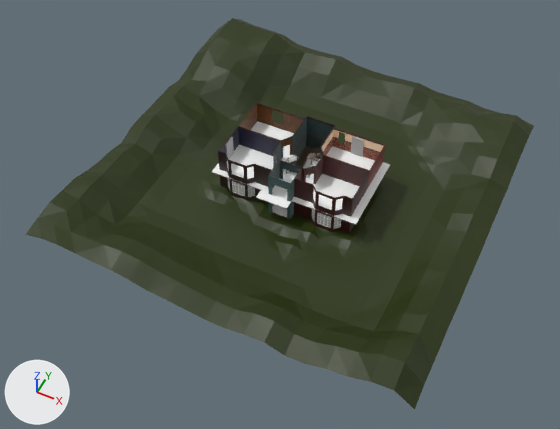
Two versions of the FBX model unity/Basic/Assets/Models/house.fbx, one commit apart.
The view is the same before and after, from a camera (50 mm lens) standing at (0.478, -1.051, 1.196) and looking at (-0.006, -0.082, -0.016). The lights are fixed; the arrows at lower left show +X, +Y and +Z. Where no turn or scale is listed for an object, it has been applied to the vertices.

Names of what the first picture shows: 'banister2', 'billiards_walls.001', 'dining_floor1', 'dining_walls', 'dining_walls.001', 'entry_walls.001', 'hall_floor1', 'hall_walls.001', 'kitchen_floor1', 'kitchen_walls.001', 'post10', 'post2', 'post5', 'salon_floor1', 'salon_walls.001', 'terrain'.
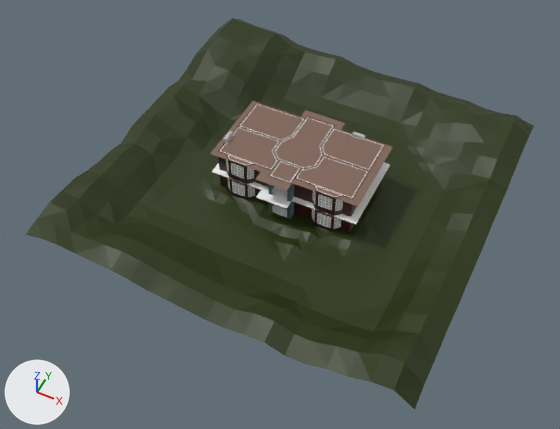
Location of each change, (x1, y1, x2, y2) in pixels of the pictures (560 x 429 px):
'hall_ceiling.001', added (brown)
    after: (256, 110, 345, 191)
'dining_ceiling.001', added (brown)
    after: (293, 156, 377, 207)
'salon_ceiling.001', added (brown)
    after: (210, 125, 280, 175)
'kitchen_ceiling.001', added (brown)
    after: (320, 128, 393, 174)
'billiards_ceiling.001', added (brown)
    after: (234, 101, 304, 141)
'pane.018', added
    after: (319, 195, 325, 207)
'pane.017', added
    after: (325, 197, 332, 210)
'pane.016', added
    after: (336, 200, 342, 210)
'pane.013', added
    after: (238, 166, 244, 178)
'pane.014', added
    after: (231, 163, 237, 176)
'pane.012', added
    after: (247, 168, 254, 179)
'frame.017', added
    after: (325, 197, 333, 211)
'frame.013', added
    after: (237, 165, 244, 179)
'frame.014', added
    after: (231, 163, 238, 176)
'frame.012', added
    after: (247, 168, 254, 179)
'frame.018', added
    after: (318, 195, 325, 208)
'frame.016', added
    after: (335, 199, 343, 211)
'frame.015', added
    after: (312, 191, 316, 203)
'dining_walls.001', unchanged, covered by the edit
    before: (294, 155, 370, 217)
    after: (294, 155, 369, 217)
'salon_walls.001', unchanged, covered by the edit
    both: (218, 126, 280, 187)
'dining_floor1', unchanged, covered by the edit
    before: (292, 174, 375, 224)
    after: (292, 189, 375, 224)
'kitchen_walls.001', unchanged, covered by the edit
    before: (321, 128, 385, 189)
    after: (325, 128, 385, 171)

Diff of the bpy script that builds the scene:
```diff
--- a/unity/Basic/Assets/Models/house.fbx.py
+++ b/unity/Basic/Assets/Models/house.fbx.py
@@ ob_post4 @@
-ob_post4 = bpy.data.objects.new('post4', me_mesh_097)
@@ ob_post13 @@
-ob_post13 = bpy.data.objects.new('post13', me_mesh_101)
@@ ob_post10 @@
-ob_post10 = bpy.data.objects.new('post10', me_mesh_090)
@@ ob_banister6 @@
-ob_banister6 = bpy.data.objects.new('banister6', me_mesh_108)
@@ ob_banister5 @@
-ob_banister5 = bpy.data.objects.new('banister5', me_mesh_107)
@@ ob_post12 @@
-ob_post12 = bpy.data.objects.new('post12', me_mesh_092)
@@ ob_post8 @@
-ob_post8 = bpy.data.objects.new('post8', me_mesh_096)
@@ ob_post6 @@
-ob_post6 = bpy.data.objects.new('post6', me_mesh_094)
@@ ob_banister1 @@
-ob_banister1 = bpy.data.objects.new('banister1', me_mesh_102)
@@ ob_banister2 @@
-ob_banister2 = bpy.data.objects.new('banister2', me_mesh_103)
@@ ob_banister3 @@
-ob_banister3 = bpy.data.objects.new('banister3', me_mesh_104)
@@ ob_post2 @@
-ob_post2 = bpy.data.objects.new('post2', me_mesh_098)
@@ ob_banister4 @@
-ob_banister4 = bpy.data.objects.new('banister4', me_mesh_106)
@@ ob_post1 @@
-ob_post1 = bpy.data.objects.new('post1', me_mesh_100)
@@ ob_post5 @@
-ob_post5 = bpy.data.objects.new('post5', me_mesh_093)
@@ ob_frame_013 @@
+ob_frame_013 = bpy.data.objects.new('frame.013', me_mesh_117_1)  # 254 vertices, 209 faces; spans x -0.0074..0.0074, y -0.001..0.001, z -0.0163..0.0163; in mat_wood_white (white #ffffff)
+ob_frame_013.location = (-0.09, -0.092, 0.083)
@@ ob_frame_018 @@
+ob_frame_018 = bpy.data.objects.new('frame.018', me_mesh_117_1.copy())
+ob_frame_018.location = (0.09, -0.092, 0.083)
@@ ob_frame_017 @@
+ob_frame_017 = bpy.data.objects.new('frame.017', me_mesh_117_1.copy())
+ob_frame_017.location = (0.105, -0.092, 0.083)
@@ ob_frame_016 @@
+ob_frame_016 = bpy.data.objects.new('frame.016', me_mesh_123_1)  # 254 vertices, 209 faces; spans x -0.0058..0.0058, y -0.0059..0.0059, z -0.0163..0.0163; in mat_wood_white (white #ffffff)
+ob_frame_016.location = (0.123, -0.086, 0.083)
@@ ob_pane_015 @@
+ob_pane_015 = bpy.data.objects.new('pane.015', me_mesh_012.copy())  # the mesh of ob_pane
+ob_pane_015.location = (0.071, -0.086, 0.083)
@@ ob_frame_015 @@
+ob_frame_015 = bpy.data.objects.new('frame.015', me_mesh_121_1)  # 254 vertices, 209 faces; spans x -0.0058..0.0058, y -0.0059..0.0059, z -0.0163..0.0163; in mat_wood_white (white #ffffff)
+ob_frame_015.location = (0.071, -0.086, 0.083)
@@ ob_pane_012 @@
+ob_pane_012 = bpy.data.objects.new('pane.012', me_mesh_022.copy())  # the mesh of ob_pane_005
+ob_pane_012.location = (-0.071, -0.086, 0.083)
@@ ob_salon_ceiling_001 @@
+ob_salon_ceiling_001 = bpy.data.objects.new('salon_ceiling.001', me_mesh_137)  # 109 vertices, 67 faces; spans x -0.1853..-0.0521, y -0.1158..-0.0174, z -0.0006; in mat_lambert22 (picture img_ceilings_png)
+ob_salon_ceiling_001.location = (0.026, 0.023, 0.104)
@@ ob_pane_014 @@
+ob_pane_014 = bpy.data.objects.new('pane.014', me_mesh_024.copy())  # the mesh of ob_pane_006
+ob_pane_014.location = (-0.105, -0.092, 0.083)
@@ ob_pane_013 @@
+ob_pane_013 = bpy.data.objects.new('pane.013', me_mesh_024.copy())  # the mesh of ob_pane_006
+ob_pane_013.location = (-0.09, -0.092, 0.083)
@@ ob_billiards_ceiling_001 @@
+ob_billiards_ceiling_001 = bpy.data.objects.new('billiards_ceiling.001', me_mesh_134)  # 100 vertices, 64 faces; spans x -0.1853..-0.0579, y -0.0174..0.0695, z -0.0006; in mat_lambert22 (picture img_ceilings_png)
+ob_billiards_ceiling_001.location = (0.026, 0.023, 0.104)
@@ ob_frame_012 @@
+ob_frame_012 = bpy.data.objects.new('frame.012', me_mesh_123_1.copy())
+ob_frame_012.location = (-0.071, -0.086, 0.083)
@@ ob_pane_018 @@
+ob_pane_018 = bpy.data.objects.new('pane.018', me_mesh_024.copy())  # the mesh of ob_pane_006
+ob_pane_018.location = (0.09, -0.092, 0.083)
@@ ob_pane_017 @@
+ob_pane_017 = bpy.data.objects.new('pane.017', me_mesh_024.copy())  # the mesh of ob_pane_006
+ob_pane_017.location = (0.105, -0.092, 0.083)
@@ ob_hall_ceiling_001 @@
+ob_hall_ceiling_001 = bpy.data.objects.new('hall_ceiling.001', me_mesh_138)  # 155 vertices, 88 faces; spans x -0.075..0.023, y -0.139..0.093, z 0.0; in mat_lambert22 (picture img_ceilings_png)
+ob_hall_ceiling_001.location = (0.026, 0.023, 0.104)
@@ ob_pane_016 @@
+ob_pane_016 = bpy.data.objects.new('pane.016', me_mesh_022.copy())  # the mesh of ob_pane_005
+ob_pane_016.location = (0.123, -0.086, 0.083)
@@ ob_frame_014 @@
+ob_frame_014 = bpy.data.objects.new('frame.014', me_mesh_117_1.copy())
+ob_frame_014.location = (-0.105, -0.092, 0.083)
@@ ob_kitchen_ceiling_001 @@
+ob_kitchen_ceiling_001 = bpy.data.objects.new('kitchen_ceiling.001', me_mesh_135)  # 107 vertices, 68 faces; spans x 0.0058..0.1389, y -0.0174..0.0695, z -0.0006; in mat_lambert22 (picture img_ceilings_png)
+ob_kitchen_ceiling_001.location = (0.026, 0.023, 0.104)
@@ ob_dining_ceiling_001 @@
+ob_dining_ceiling_001 = bpy.data.objects.new('dining_ceiling.001', me_mesh_136)  # 78 vertices, 45 faces; spans x 0.0..0.1389, y -0.1158..-0.0174, z -0.0006; in mat_lambert22 (picture img_ceilings_png)
+ob_dining_ceiling_001.location = (0.026, 0.023, 0.104)
```
